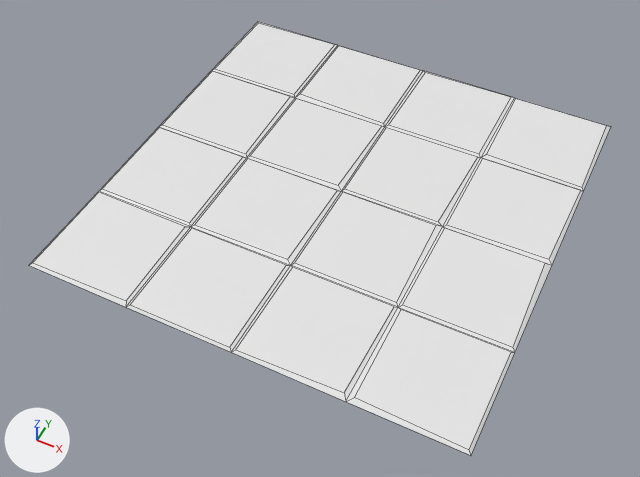
Renders of the FBX model Assets/Models/Hyper_Gym_Floor5.fbx from each side of a commit.
Both versions are drawn from a 50 mm lens placed at (2.57, -5.61, 6.19), pointed at (-0.03, -0.41, -0.31). The lights are fixed; the arrows at lower left show +X, +Y and +Z. Mesh edges are drawn as thin lines. Materials are left out; every surface is plain grey.

The scene before the commit, as lines of its bpy script (objects in view):
```python
me_mesh_022 = bpy.data.meshes.new('Mesh.022')
me_mesh_022.from_pydata(...)  # 89 vertices, 80 faces; spans x -2.13..2.13, y -2.13..2.13, z -0.01..0.01
me_mesh_022.materials.append(mat_material__0)
ob_hypercasual_gym_floor1 = bpy.data.objects.new('Hypercasual_Gym_Floor1', me_mesh_022)
ob_hypercasual_gym_floor1.location = (0.0, 0.0, 0.0)
```
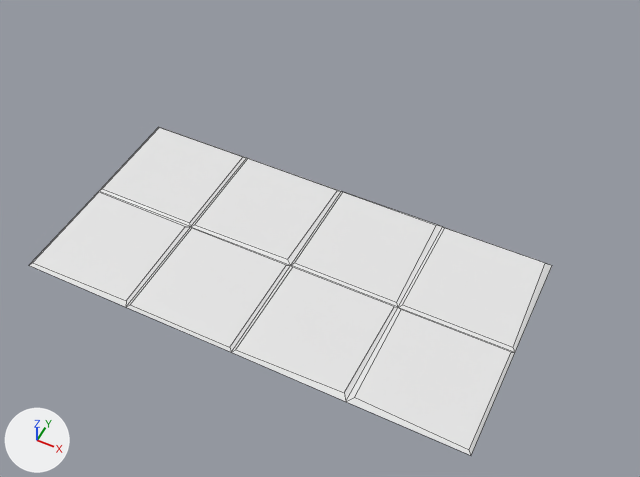
Where the newer file only moved an object's origin or applied its transform, the numbers keep the older frame.

Location of each change, (x1, y1, x2, y2) in pixels of the pictures (640 x 477 px):
'Hypercasual_Gym_Floor1', reshaped (10% narrower, 24% shorter)
    before: (29, 22, 611, 455)
    after: (29, 127, 552, 455)
part 1 of me_mesh_022, deleted
    before: (159, 22, 611, 265)

The change, as a diff of the scene's bpy script:
```diff
--- a/Assets/Models/Hyper_Gym_Floor5.fbx.py
+++ b/Assets/Models/Hyper_Gym_Floor5.fbx.py
@@ me_mesh_022 @@
 # used by ob_hypercasual_gym_floor1; location = (0.0, 0.0, 0.0)
-me_mesh_022.from_pydata(...)  # 89 vertices, 80 faces; spans x -2.13..2.13, y -2.13..2.13, z -0.01..0.01
+me_mesh_022.from_pydata(...)  # 47 vertices, 40 faces; spans x -2.13..2.13, y -2.13..0.0, z -0.01..0.01
+# me_mesh_022 part 1
+# 42 vertices are removed from x -2.13..2.13, y 0.03..2.13, z -0.01..0.01
+# 40 faces are deleted
```
